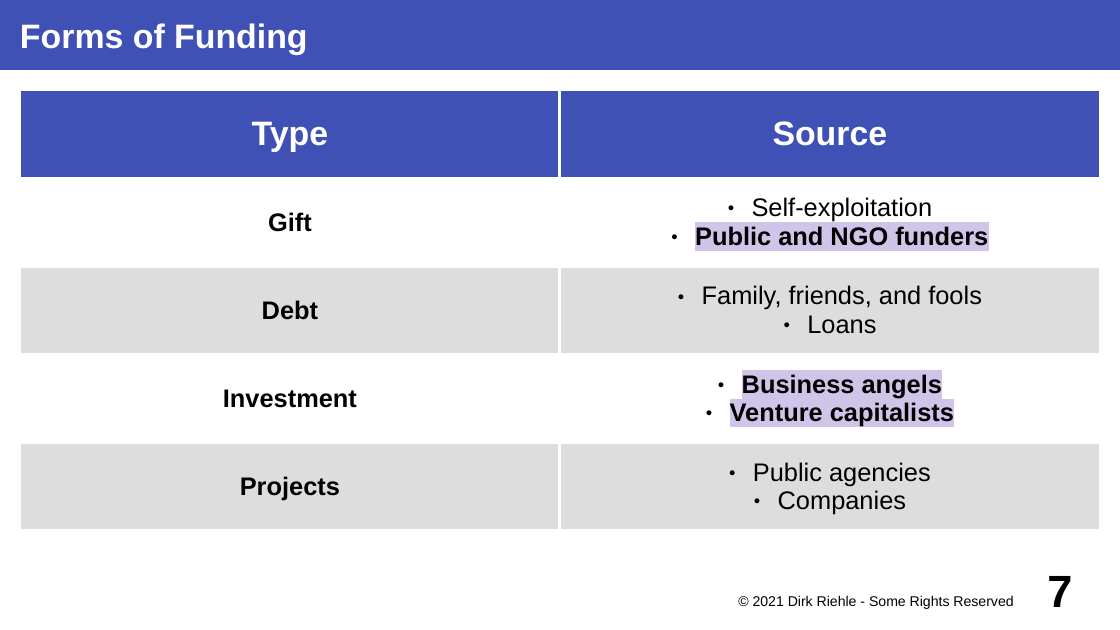
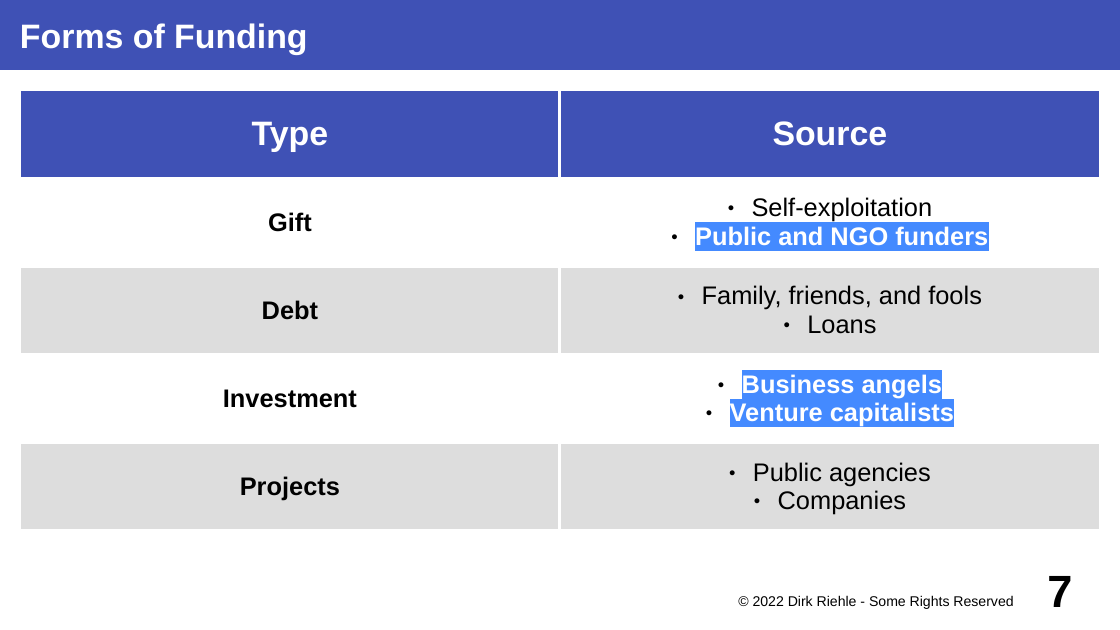
Before and after one commit to dirkriehle/coss-course, a slide deck: slide 7 of Lecture slides/COSS D04 - Startup Fundraising.odp. Drawn at 1120x630 pixels with LibreOffice and Linux fonts; fonts in the diff are those of the drawing. Boxes give left, top, right and bottom in pixels: in the first picture for what was removed or moved away, otherwise in the second. Text is boxed around its words. In the diff, an @@ line names an element or a change of style, - is before the commit and + after.

```diff
--- a/Lecture slides/COSS D04 - Startup Fundraising.odp
+++ b/Lecture slides/COSS D04 - Startup Fundraising.odp
@@ table at (20, 90, 1101, 532) @@
@@ text colour #000000 to #FFFFFF, highlight #D1C4E9 to #448AFF in "Public and NGO funders", "Business angels", "Venture capitalists" @@
@@ text at (753, 595, 1013, 609): text changed @@
-© 2021 Dirk Riehle - Some Rights Reserved
+© 2022 Dirk Riehle - Some Rights Reserved
```
Also in this commit, not shown: 20 other slides changed, 8 other files.
